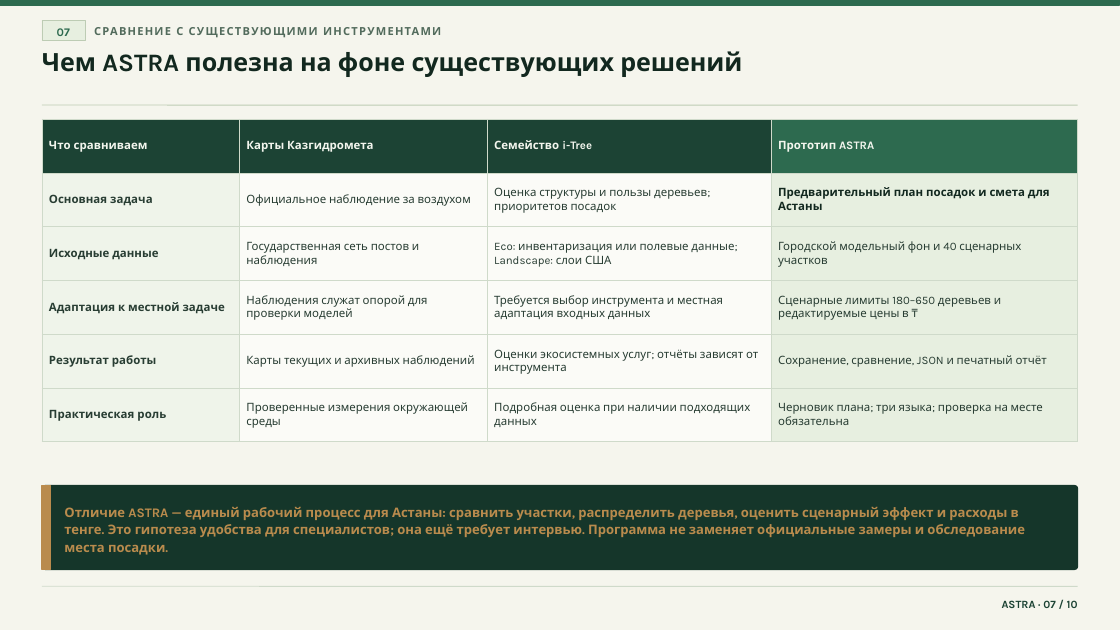
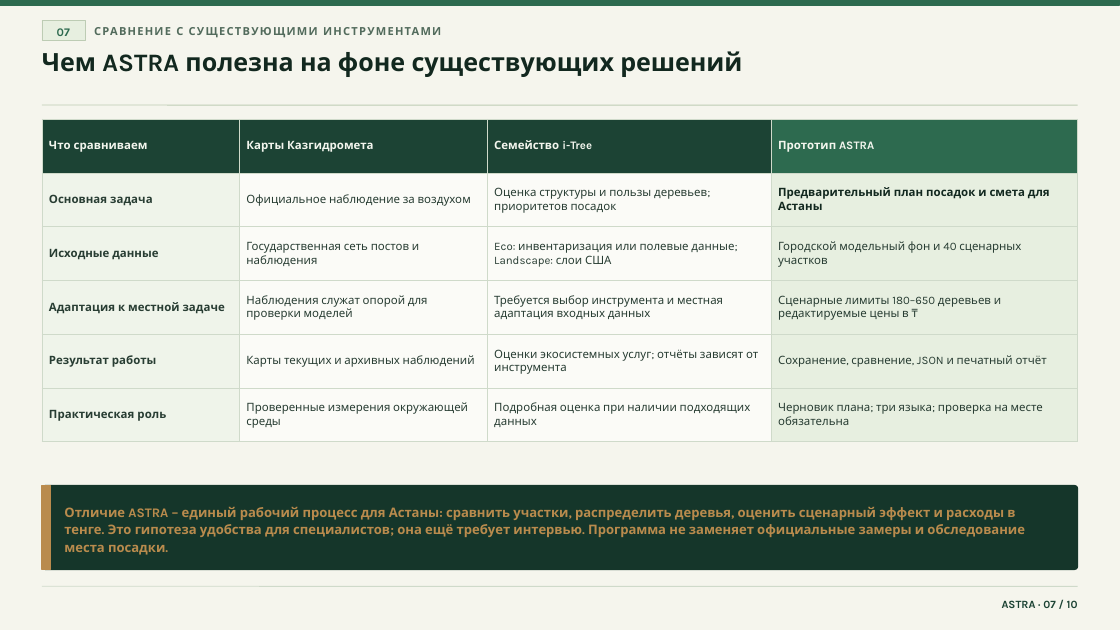
Before and after one commit to GL1NoMe5/A.S.T.R.A, a slide deck: slide 7 of docs/presentation/v2/ASTRA_GreenHack_v2.pptx. Drawn at 1120x630 pixels with LibreOffice and Linux fonts; fonts in the diff are those of the drawing. Boxes give left, top, right and bottom in pixels: in the first picture for what was removed or moved away, otherwise in the second. Text is boxed around its words. In the diff, an @@ line names an element or a change of style, - is before the commit and + after.

```diff
--- a/docs/presentation/v2/ASTRA_GreenHack_v2.pptx
+++ b/docs/presentation/v2/ASTRA_GreenHack_v2.pptx
@@ text at (64,507,1025,555): text changed @@
-Отличие ASTRA — единый рабочий процесс для Астаны: сравнить участки, распределить деревья, оценить сценарный эффект и расходы в тенге. Это гипотеза удобства для специалистов; она ещё требует интервью. Программа не заменяет официальные замеры и обследование места посадки.
+Отличие ASTRA – единый рабочий процесс для Астаны: сравнить участки, распределить деревья, оценить сценарный эффект и расходы в тенге. Это гипотеза удобства для специалистов; она ещё требует интервью. Программа не заменяет официальные замеры и обследование места посадки.
```
Also in this commit, not shown: 7 other slides changed, 5 other files.
